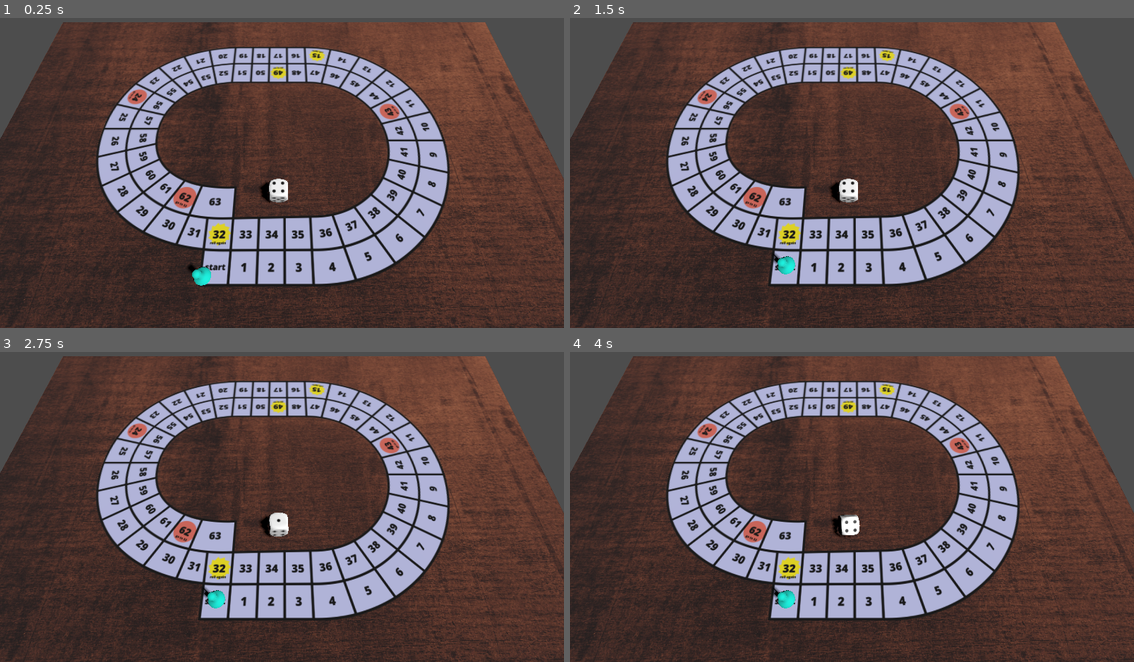
Above: before the commit, frames 1-4 (two rows, left to right).
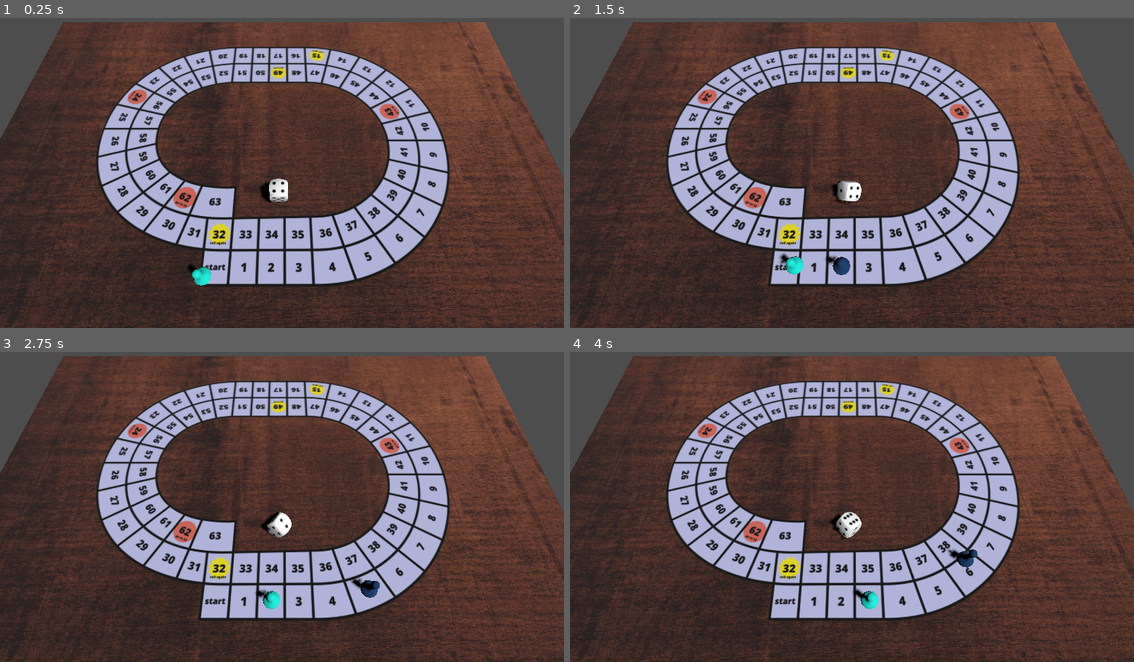
Above: after the commit, the same moments.

Repository: JosePedroDias/godot-game-of-goose
Game: Godot game, scene res://Scenes/play_scene.tscn
Same seed, same stepped clock (60 frames per second), same inputs: the game is played once before the commit and once after it.
Inputs:
- Up to frame 1 (0.25 s): no input
- Up to frame 2 (1.5 s): tap Enter at 0.5 s; tap 7 at 0.6, 1.35 s
- Up to frame 3 (2.75 s): tap 1 at 2.1 s; tap 7 at 2.3 s
- Up to frame 4 (4 s): tap 2 at 2.85 s; tap 7 at 3.05, 3.8 s; tap 3 at 3.6 s

The runs differ from the first frame. In frame 1, less than 0.1% of the frame differs, in the area x 47-52%, y 51-60%; in frame 2, 0.7%; in frame 3, 0.8%; in frame 4, 0.8%, in the area x 36-73%, y 51-83%.

Commit message:
alternate player movements

Diff:
--- a/Scripts/play_scene.gd
+++ b/Scripts/play_scene.gd
@@ -4,6 +4,8 @@
 @onready var reference_piece: MeshInstance3D = $piece # $die
 
 var pieces: Array[MeshInstance3D] = []
+var next_to_play: Array[int] = []
+var player_cell_index: Array[int] = []
 
 var current_cell_no: int = -1
 const last_cell_no: int = 63
@@ -23,6 +25,14 @@
 			elif event.keycode == KEY_4: cp.roll_die(4)
 			elif event.keycode == KEY_5: cp.roll_die(5)
 			elif event.keycode == KEY_6: cp.roll_die(6)
+			elif event.keycode == KEY_7:
+				var player_index = _next_player()
+				var die_value = randi_range(1, 6)
+				cp.roll_die(die_value)
+				var current_cell_no = player_cell_index[player_index]
+				current_cell_no += die_value
+				cp.animate_to_position(pieces[player_index], current_cell_no)
+				player_cell_index[player_index] = current_cell_no
 			elif event.keycode == KEY_9: traverse_the_board()
 
 func _piece_movement_done() -> void:
@@ -54,3 +64,10 @@
 	cp.animate_to_position(piece, 0)#pieces.size())
 
 	pieces.push_back(piece)
+	next_to_play.push_back(next_to_play.size())
+	player_cell_index.push_back(0)
+
+func _next_player() -> int:
+	var result = next_to_play.pop_front()
+	next_to_play.push_back(result)
+	return result
